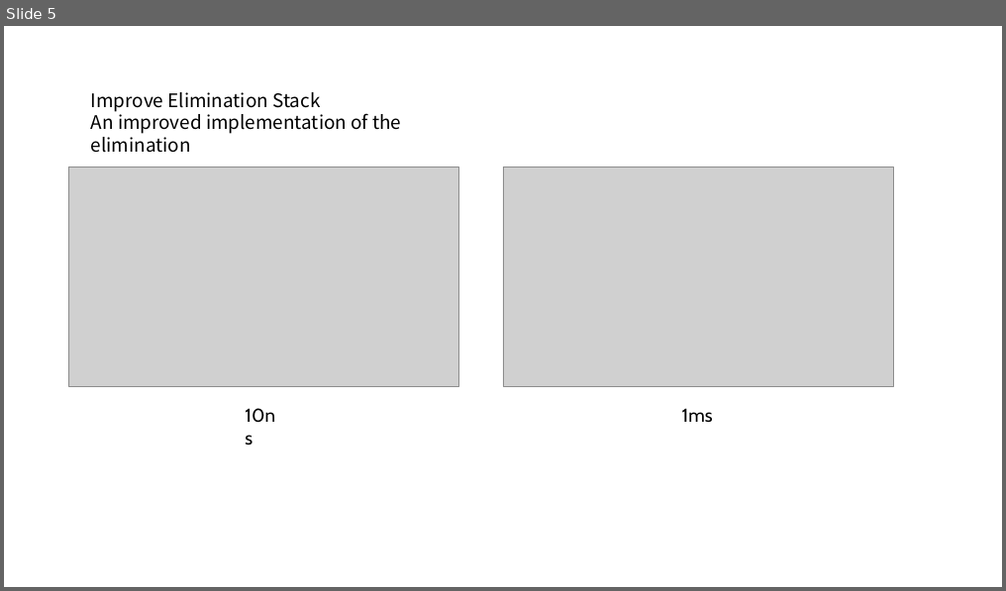
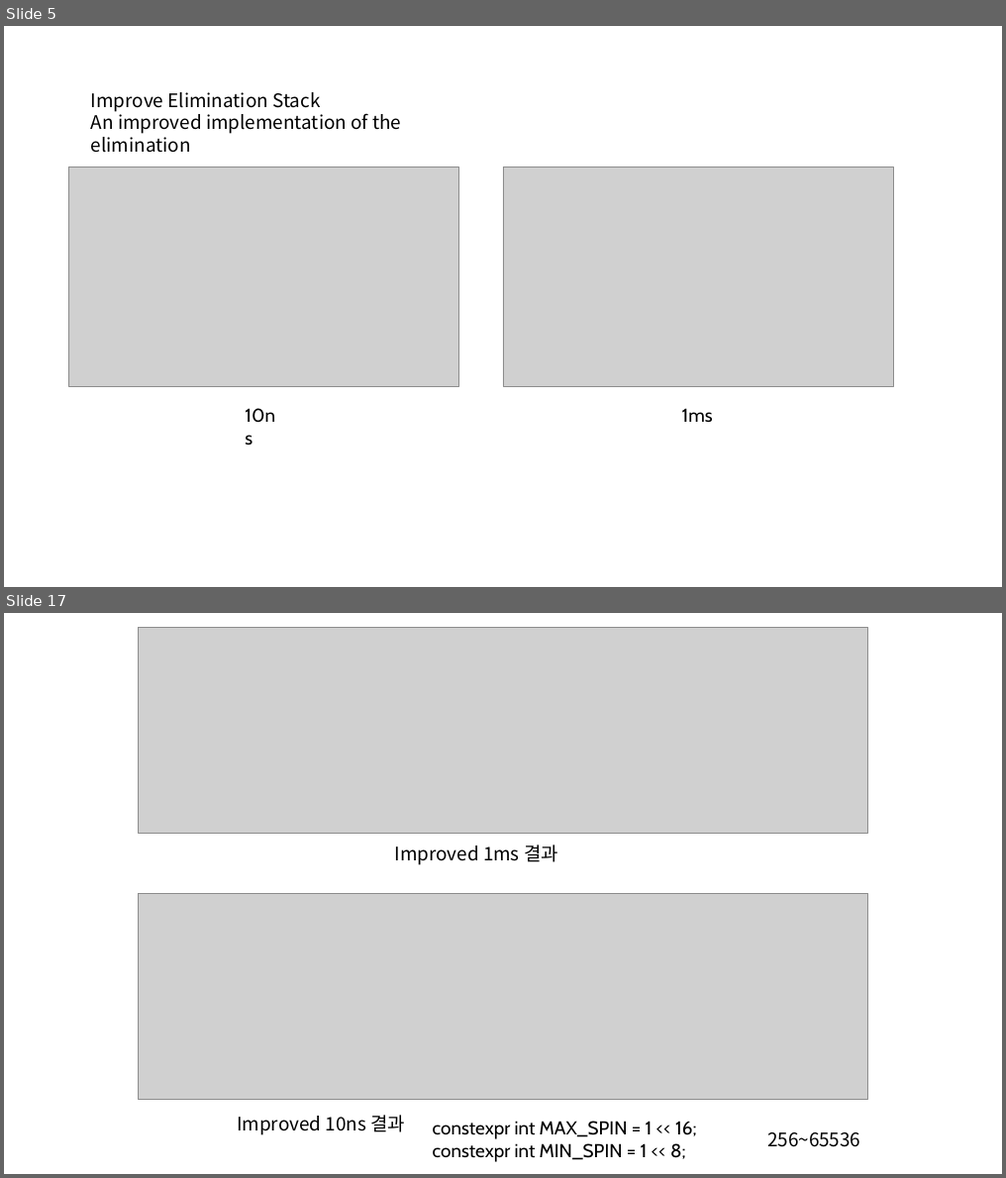
Before and after one commit to niche0905/MultiThreadStudy, a slide deck: 참고자료/결과 자료.pptx. Shown one above the other, each under a label of ours: slide 5 before the commit, slides 5 and 17 after it; the slides between them are not shown. The pictures are 1006x591 and 1006x1178 pixels, drawn with LibreOffice and Linux fonts; fonts in the diff are those of the drawing; grey boxes stand for pictures. Boxes give left, top, right and bottom in pixels: in the first picture for what was removed or moved away, otherwise in the second. Text is boxed around its words. In the diff, an @@ line names an element or a change of style, - is before the commit and + after.

Commit message:
결과 자료 3
결과 자료를 업데이트 하였다

```diff
--- a/참고자료/결과 자료.pptx
+++ b/참고자료/결과 자료.pptx
@@ slide 17 added at (x1=4, y1=613, x2=1002, y2=1174), background #FFFFFF @@
@@ picture added at (x1=138, y1=627, x2=868, y2=834) @@
@@ text added at (x1=395, y1=845, x2=558, y2=865), 18 pt, text #000000 @@
+Improved 1ms 결과
@@ picture added at (x1=138, y1=894, x2=868, y2=1100) @@
@@ text added at (x1=237, y1=1115, x2=405, y2=1136), 18 pt, text #000000 @@
+Improved 10ns 결과
@@ text added at (x1=433, y1=1121, x2=697, y2=1162), 18 pt, text #000000 @@
+constexpr int MAX_SPIN = 1 << 16;
+constexpr int MIN_SPIN = 1 << 8;
@@ text added at (x1=767, y1=1133, x2=860, y2=1148), 18 pt, text #000000 @@
+256~65536
```
Also in this commit, not shown: 5 slides changed, 8 other slides added.
